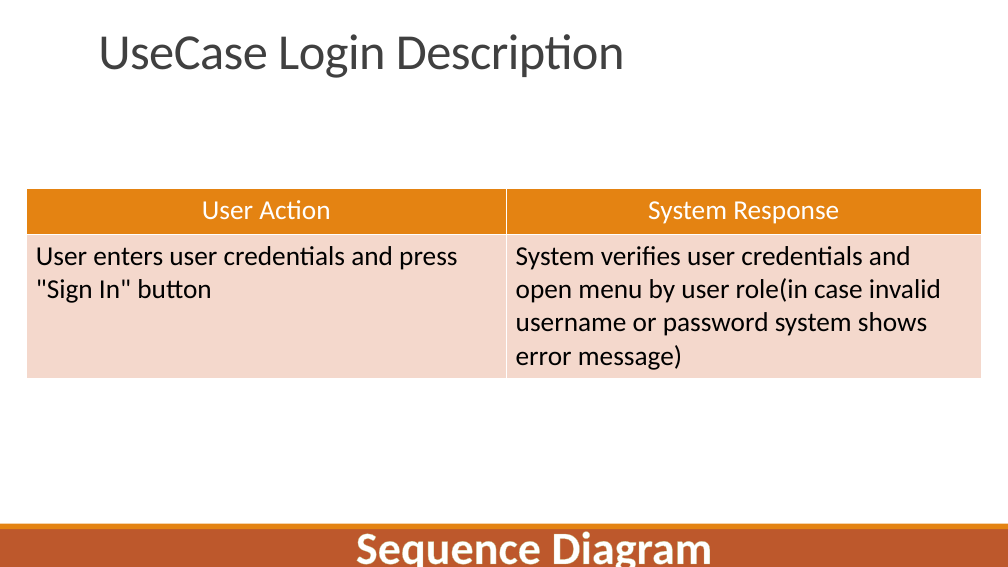
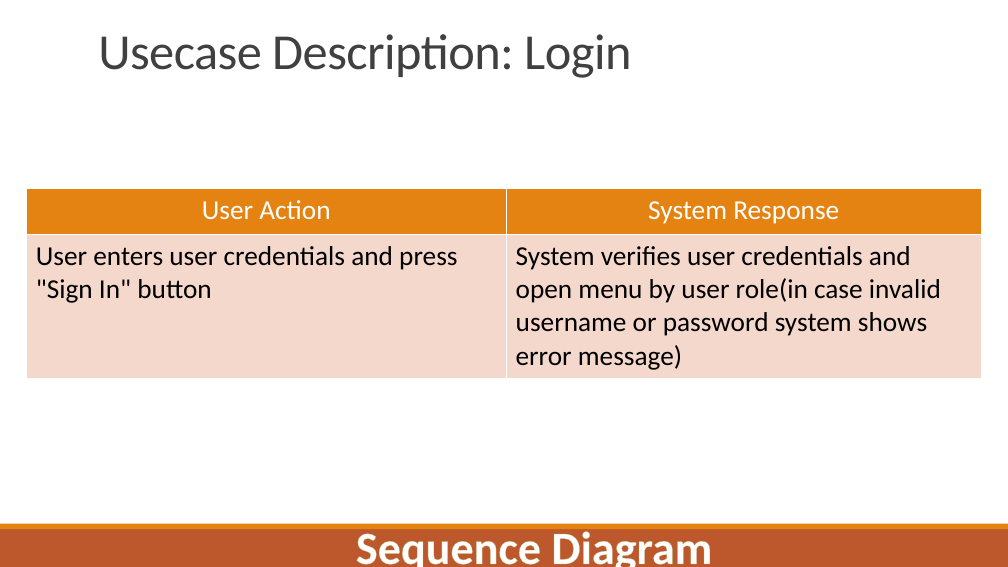
Before and after one commit to khanpn/miu-mpp-librarysystem, a slide deck: slide 6 of Slide/3N Slide.pptx. Drawn at 1008x567 pixels with LibreOffice and Linux fonts; fonts in the diff are those of the drawing. Boxes give left, top, right and bottom in pixels: in the first picture for what was removed or moved away, otherwise in the second. Text is boxed around its words. In the diff, an @@ line names an element or a change of style, - is before the commit and + after.

Commit message:
update title usecase
update 1 file

```diff
--- a/Slide/3N Slide.pptx
+++ b/Slide/3N Slide.pptx
@@ title at (x1=98, y1=34, x2=631, y2=78): text changed @@
-UseCase Login Description
+Usecase Description: Login
```
Also in this commit, not shown: 2 other slides changed.
